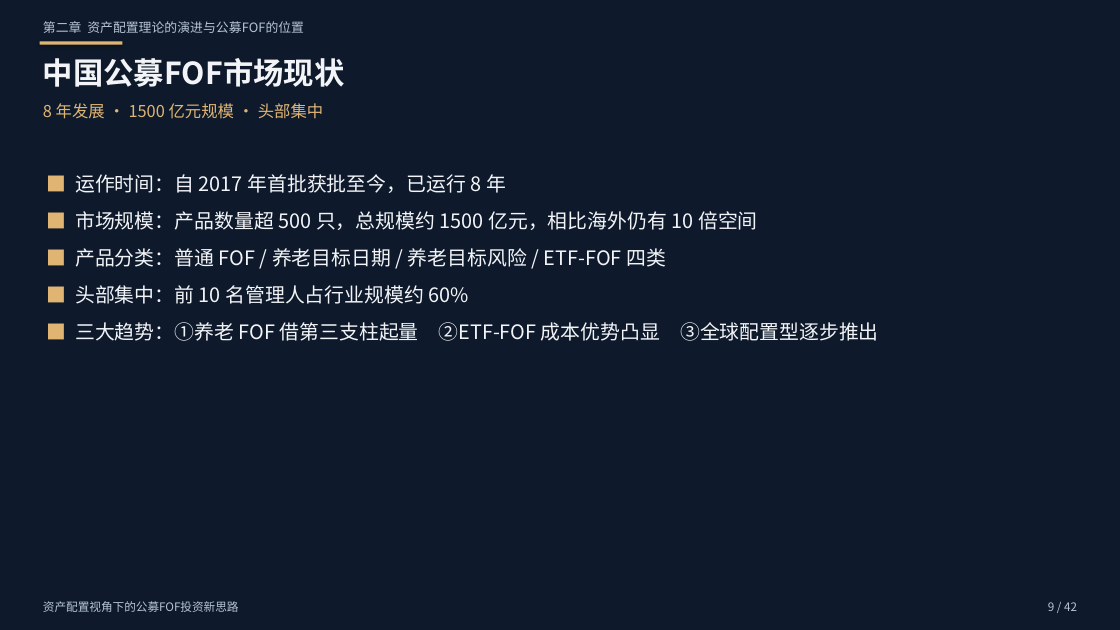
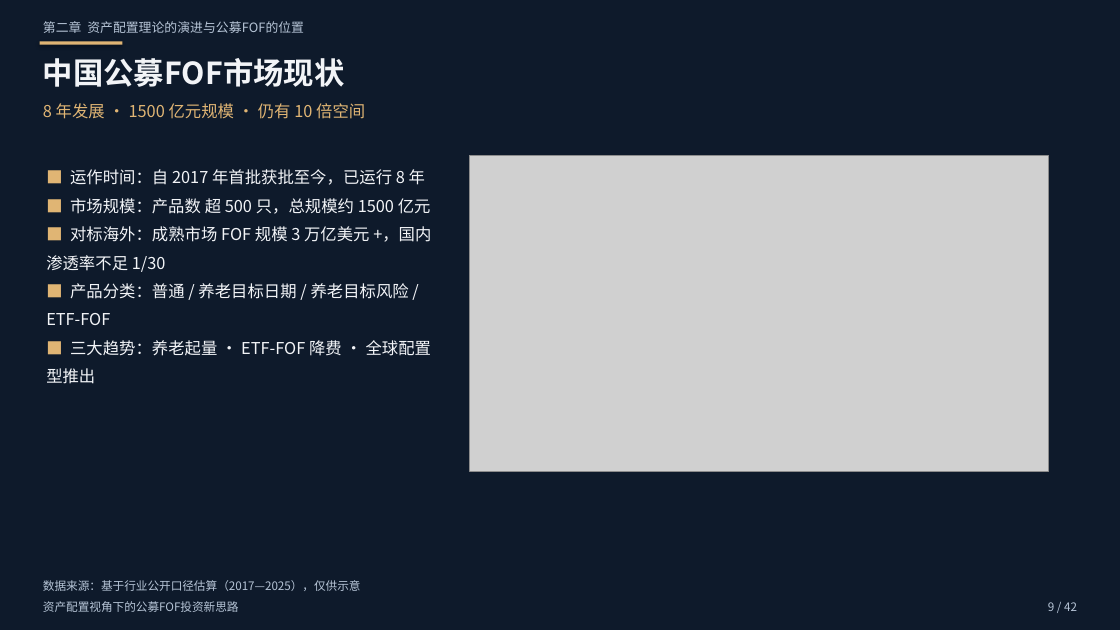
Before and after one commit to xuchendu-web/GGSDDU, a slide deck: slide 9 of output/FOF资产配置新思路.pptx. Drawn at 1120x630 pixels with LibreOffice and Linux fonts; fonts in the diff are those of the drawing; grey boxes stand for pictures. Boxes give left, top, right and bottom in pixels: in the first picture for what was removed or moved away, otherwise in the second. Text is boxed around its words. In the diff, an @@ line names an element or a change of style, - is before the commit and + after.

```diff
--- a/output/FOF资产配置新思路.pptx
+++ b/output/FOF资产配置新思路.pptx
@@ text at (43,103,365,119): text changed @@
-8 年发展 · 1500 亿元规模 · 头部集中
+8 年发展 · 1500 亿元规模 · 仍有 10 倍空间
@@ text at (70,169,425,185): size 17 to 14 pt in "■ 运作时间：自 2017 年首批获批至今，已运行 8 年"; line spacing 1.55 to 1.45 @@
@@ picture added at (470,155,1049,471) @@
@@ text at (46,198,431,384): text changed; size 17 to 14 pt @@
-■ 市场规模：产品数量超 500 只，总规模约 1500 亿元，相比海外仍有 10 倍空间
-■ 产品分类：普通 FOF / 养老目标日期 / 养老目标风险 / ETF-FOF 四类
-■ 头部集中：前 10 名管理人占行业规模约 60%
-■ 三大趋势：①养老 FOF 借第三支柱起量 ②ETF-FOF 成本优势凸显 ③全球配置型逐步推出
+■ 市场规模：产品数 超 500 只，总规模约 1500 亿元
+■ 对标海外：成熟市场 FOF 规模 3 万亿美元 +，国内渗透率不足 1/30
+■ 产品分类：普通 / 养老目标日期 / 养老目标风险 / ETF-FOF
+■ 三大趋势：养老起量 · ETF-FOF 降费 · 全球配置型推出
@@ text added at (43,580,361,591), 10 pt, text #B6C4D6 @@
+数据来源：基于行业公开口径估算（2017—2025），仅供示意
```
Also in this commit, not shown: 9 other slides changed, 13 other files.
